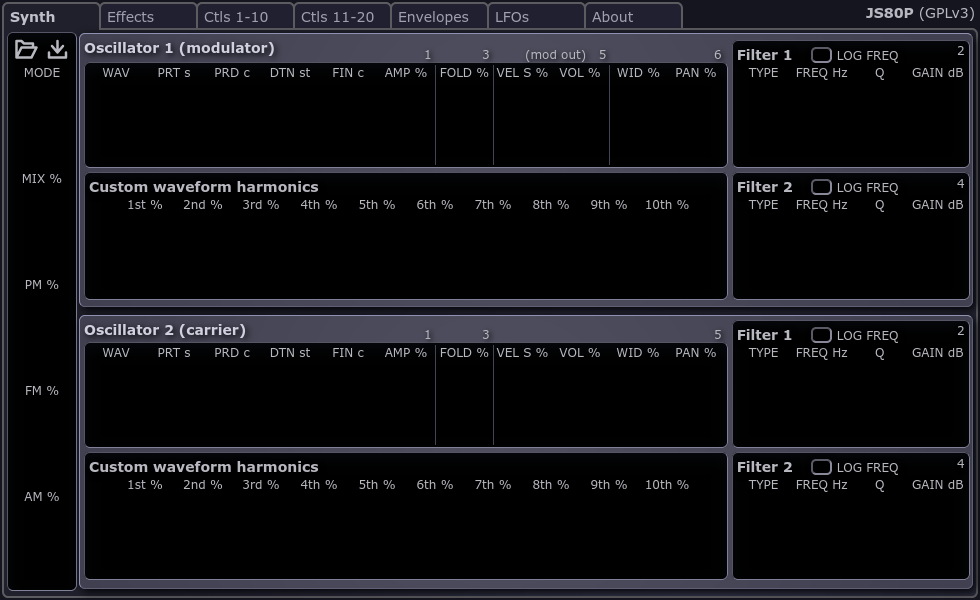
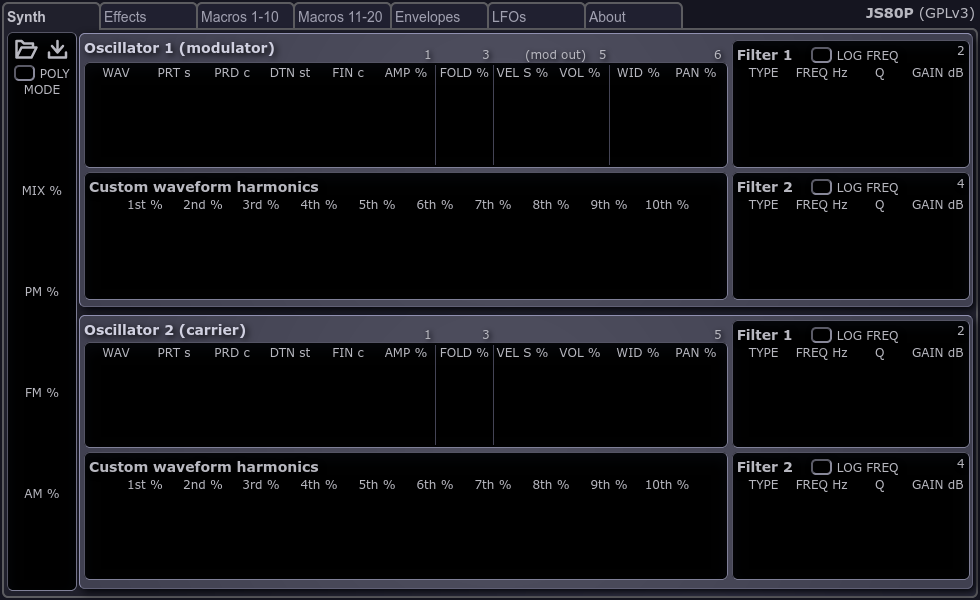
Layers edited between the first and the second 980 x 600 image:
painted on "synth" over [7, 11, 633, 501]
painted on "effects" over [7, 11, 633, 501]
renamed "controllers1" to "macros1", painted on it over [7, 11, 633, 501]
renamed "controllers2" to "macros2", painted on it over [7, 11, 633, 501]
painted on "envelopes" over [7, 11, 633, 25]
painted on "lfos" over [7, 11, 633, 25]
painted on "about" over [7, 11, 633, 25]
